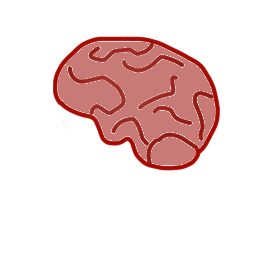
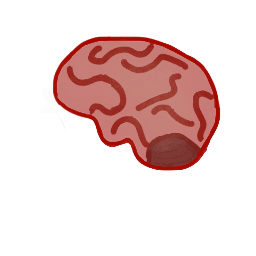
Comparing the layer stacks of the two w=256, h=256 images. Changes:
painted on "Paint Layer 1" over [41, 36, 221, 171]
